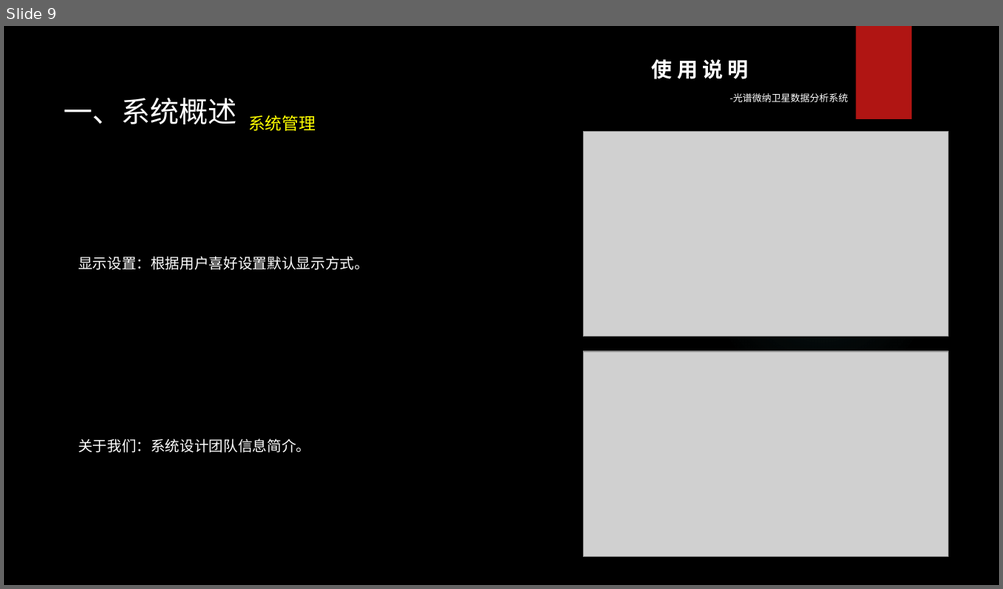
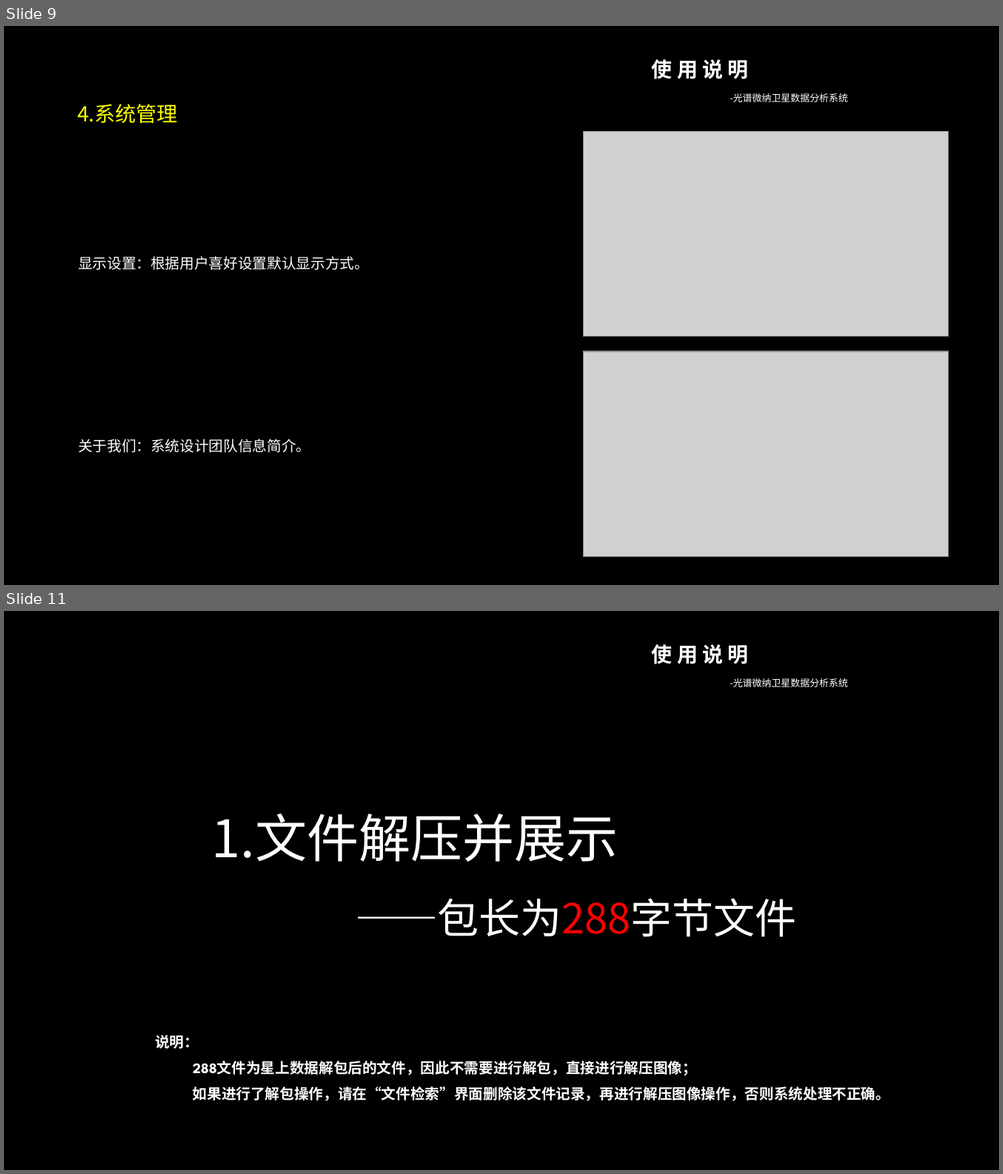
Before and after one commit to Levikov/Spectra, a slide deck: Spectra/image/Spectra使用说明&演示.pptx. Shown one above the other, each under a label of ours: slide 9 before the commit, slides 9 and 11 after it; the slides between them are not shown. The pictures are 1003x589 and 1003x1174 pixels, drawn with LibreOffice and Linux fonts; fonts in the diff are those of the drawing; grey boxes stand for pictures; background and template pictures are left out. Boxes give left, top, right and bottom in pixels: in the first picture for what was removed or moved away, otherwise in the second. Text is boxed around its words. In the diff, an @@ line names an element or a change of style, - is before the commit and + after.

```diff
--- a/Spectra/image/Spectra使用说明&演示.pptx
+++ b/Spectra/image/Spectra使用说明&演示.pptx
@@ slide 11 added at (4, 611, 999, 1170), background picture (left out); not listed: 1 template element that a slide beside it also shows @@
@@ text added at (212, 814, 797, 937), 40 pt, text #FFFFFF @@
+1.文件解压并展示
+——包长为288字节文件
@@ text added at (155, 1035, 890, 1102), 14 pt, text #FFFFFF, bold @@
+说明：
+288文件为星上数据解包后的文件，因此不需要进行解包，直接进行解压图像；
+如果进行了解包操作，请在“文件检索”界面删除该文件记录，再进行解压图像操作，否则系统处理不正确。
@@ slide 9 changed as well @@
@@ rectangle removed at (855, 26, 911, 119) @@
@@ text at (77, 104, 178, 124): text changed; size 28 to 20 pt; text colour #FFFFFF to #FFFF00 @@
-一、系统概述 系统管理
+4.系统管理
```
Also in this commit, not shown: 8 other slides changed, 15 other slides added.
